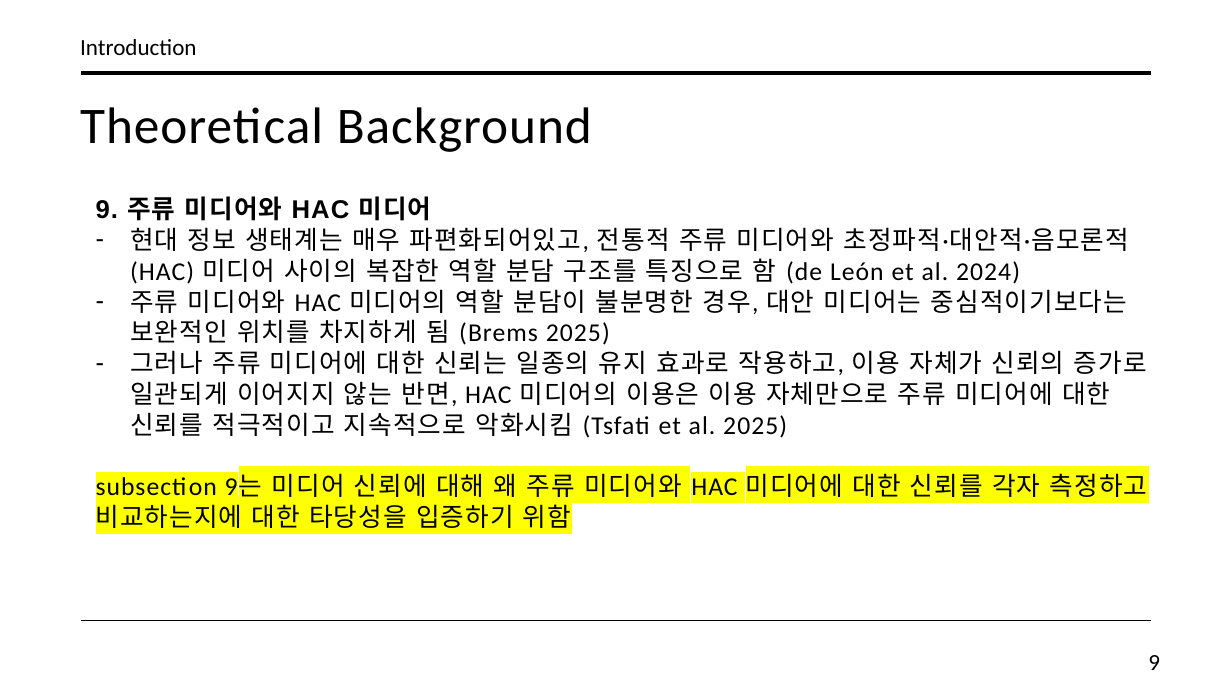
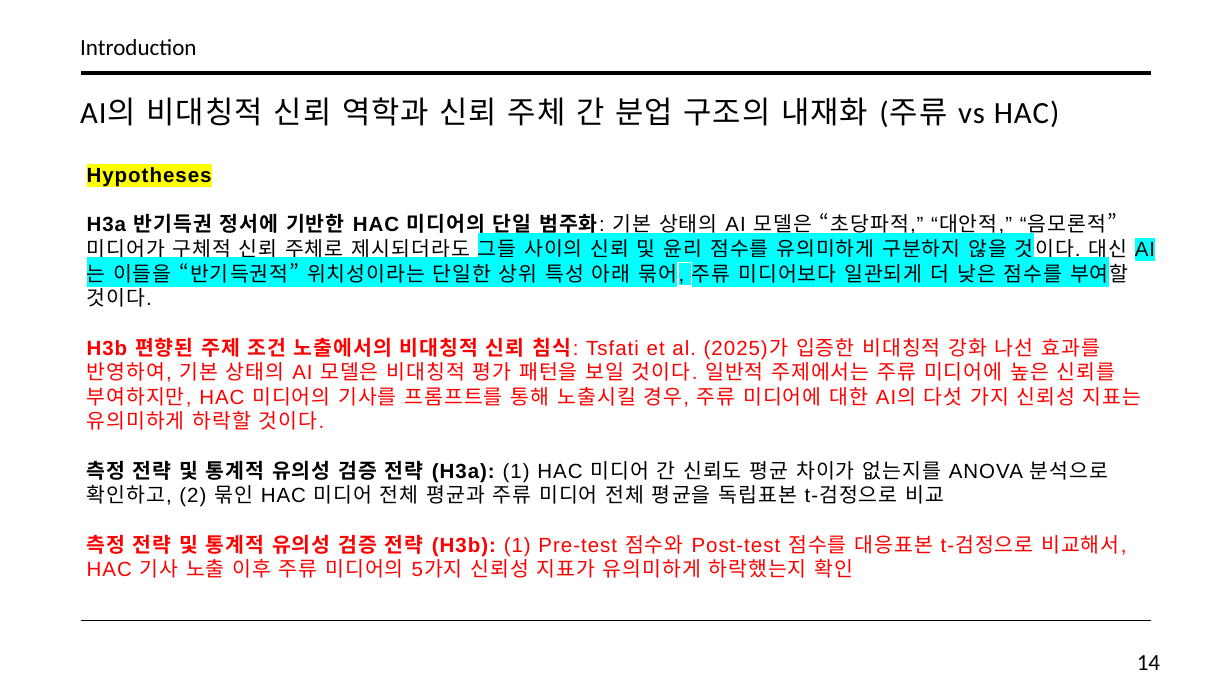
Before and after one commit to SongJongbeen/26-1, a slide deck: slide 14 of mac539/term-paper/Do Machines Trust the News Slide (Final).pptx (slide 9 before the commit). Drawn at 1232x693 pixels with LibreOffice and Linux fonts; fonts in the diff are those of the drawing. Boxes give left, top, right and bottom in pixels: in the first picture for what was removed or moved away, otherwise in the second. Text is boxed around its words. In the diff, an @@ line names an element or a change of style, - is before the commit and + after.

```diff
--- a/mac539/term-paper/Do Machines Trust the News Slide (Final).pptx
+++ b/mac539/term-paper/Do Machines Trust the News Slide (Final).pptx
@@ text at box(80, 97, 1060, 127): text changed; size 40 to 24 pt @@
-Theoretical Background
+AI의 비대칭적 신뢰 역학과 신뢰 주체 간 분업 구조의 내재화 (주류 vs HAC)
@@ text at box(87, 167, 1142, 578): text changed; size 20 to 16 pt; font Calibri to Arial; text colour #000000 to #FF0000 @@
-9. 주류 미디어와 HAC 미디어
-– 현대 정보 생태계는 매우 파편화되어있고, 전통적 주류 미디어와 초정파적·대안적·음모론적 (HAC) 미디어 사이의 복잡한 역할 분담 구조를 특징으로 함 (de León et al. 2024)
-– 주류 미디어와 HAC 미디어의 역할 분담이 불분명한 경우, 대안 미디어는 중심적이기보다는 보완적인 위치를 차지하게 됨 (Brems 2025)
-– 그러나 주류 미디어에 대한 신뢰는 일종의 유지 효과로 작용하고, 이용 자체가 신뢰의 증가로 일관되게 이어지지 않는 반면, HAC 미디어의 이용은 이용 자체만으로 주류 미디어에 대한 신뢰를 적극적이고 지속적으로 악화시킴 (Tsfati et al. 2025)
-subsection 9는 미디어 신뢰에 대해 왜 주류 미디어와 HAC 미디어에 대한 신뢰를 각자 측정하고 비교하는지에 대한 타당성을 입증하기 위함f
+Hypotheses
+H3a 반기득권 정서에 기반한 HAC 미디어의 단일 범주화: 기본 상태의 AI 모델은 “초당파적,” “대안적,” “음모론적” 미디어가 구체적 신뢰 주체로 제시되더라도 그들 사이의 신뢰 및 윤리 점수를 유의미하게 구분하지 않을 것이다. 대신 AI는 이들을 “반기득권적” 위치성이라는 단일한 상위 특성 아래 묶어, 주류 미디어보다 일관되게 더 낮은 점수를 부여할 것이다.
+H3b 편향된 주제 조건 노출에서의 비대칭적 신뢰 침식: Tsfati et al. (2025)가 입증한 비대칭적 강화 나선 효과를 반영하여, 기본 상태의 AI 모델은 비대칭적 평가 패턴을 보일 것이다. 일반적 주제에서는 주류 미디어에 높은 신뢰를 부여하지만, HAC 미디어의 기사를 프롬프트를 통해 노출시킬 경우, 주류 미디어에 대한 AI의 다섯 가지 신뢰성 지표는 유의미하게 하락할 것이다.
+측정 전략 및 통계적 유의성 검증 전략 (H3a): (1) HAC 미디어 간 신뢰도 평균 차이가 없는지를 ANOVA 분석으로 확인하고, (2) 묶인 HAC 미디어 전체 평균과 주류 미디어 전체 평균을 독립표본 t-검정으로 비교
+측정 전략 및 통계적 유의성 검증 전략 (H3b): (1) Pre-test 점수와 Post-test 점수를 대응표본 t-검정으로 비교해서, HAC 기사 노출 이후 주류 미디어의 5가지 신뢰성 지표가 유의미하게 하락했는지 확인
@@ page number at box(1137, 655, 1160, 670): text changed @@
-9
+14
```
Also in this commit, not shown: 13 other slides changed, 11 slides added, 11 slides removed, 12 other files.
